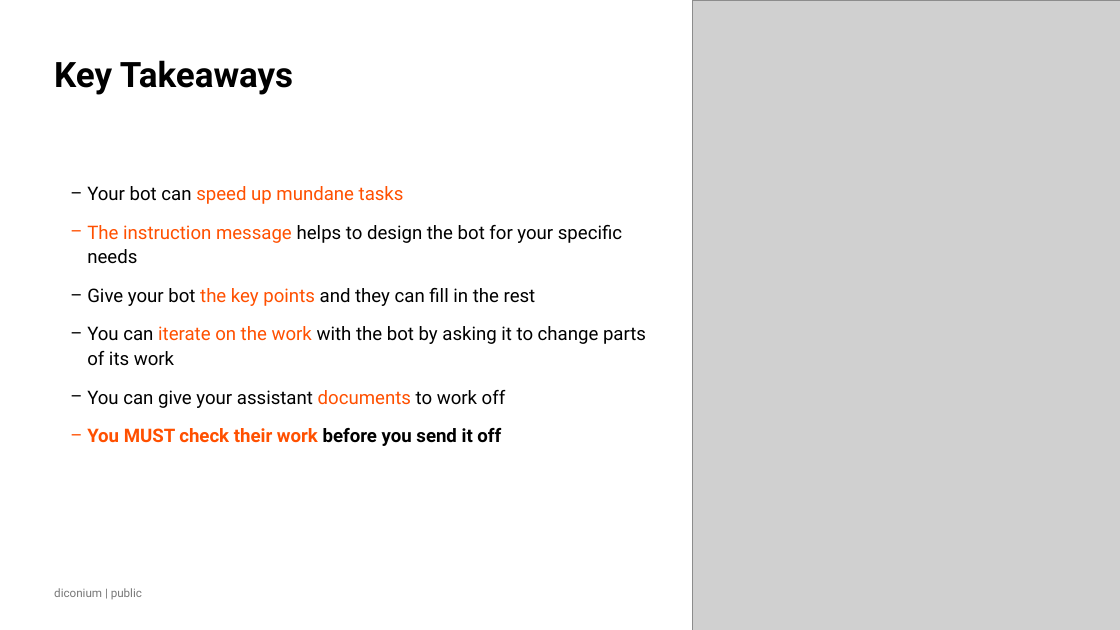
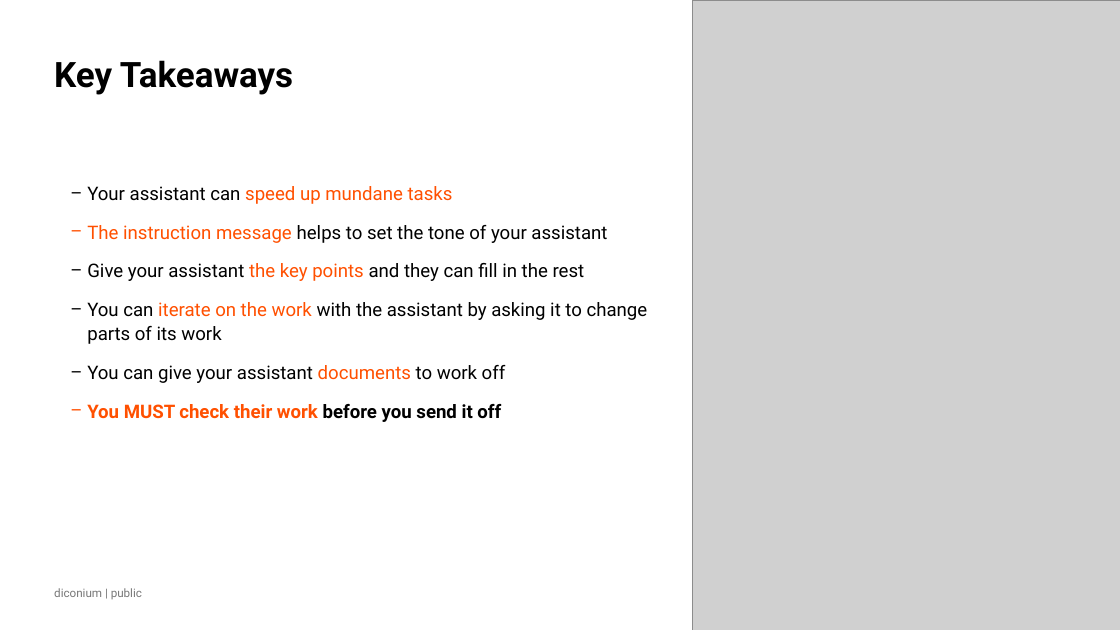
Before and after one commit to NeilSinclair/prompt_workshop, a slide deck: slide 18 of slides/AI Teach In STIHL v1.2.pptx. Drawn at 1120x630 pixels with LibreOffice and Linux fonts; fonts in the diff are those of the drawing; grey boxes stand for pictures; background and template pictures are left out. Boxes give left, top, right and bottom in pixels: in the first picture for what was removed or moved away, otherwise in the second. Text is boxed around its words. In the diff, an @@ line names an element or a change of style, - is before the commit and + after.

```diff
--- a/slides/AI Teach In STIHL v1.2.pptx
+++ b/slides/AI Teach In STIHL v1.2.pptx
@@ text at bbox=[87, 186, 648, 344]: text changed @@
-  − Your bot can speed up mundane tasks
-  − The instruction message helps to design the bot for your specific needs
-  − Give your bot the key points and they can fill in the rest
-  − You can iterate on the work with the bot by asking it to change parts of its work
+  − Your assistant can speed up mundane tasks
+  − The instruction message helps to set the tone of your assistant
+  − Give your assistant the key points and they can fill in the rest
+  − You can iterate on the work with the assistant by asking it to change parts of its work
```
Also in this commit, not shown: 8 other slides changed.
